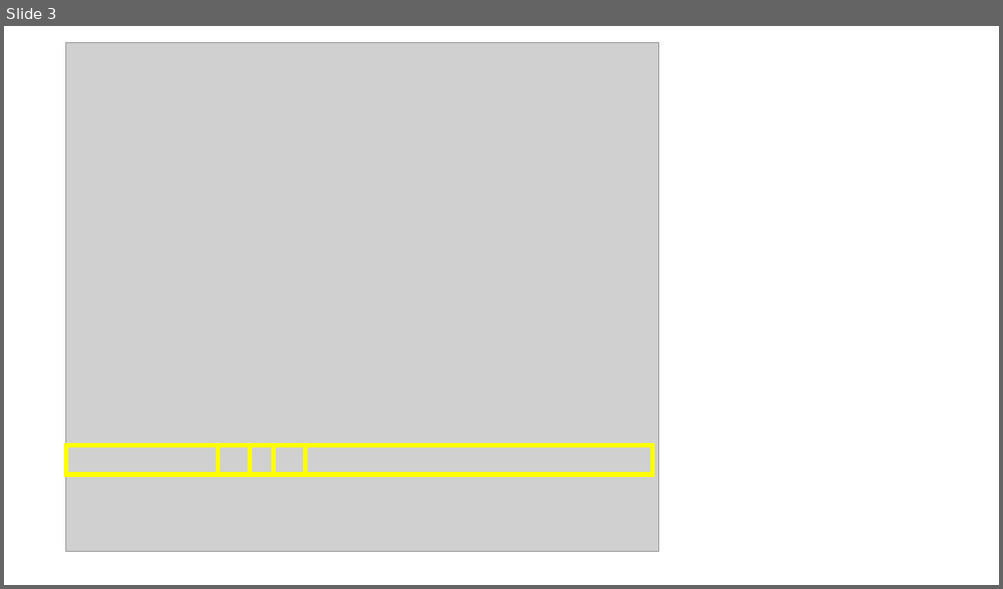
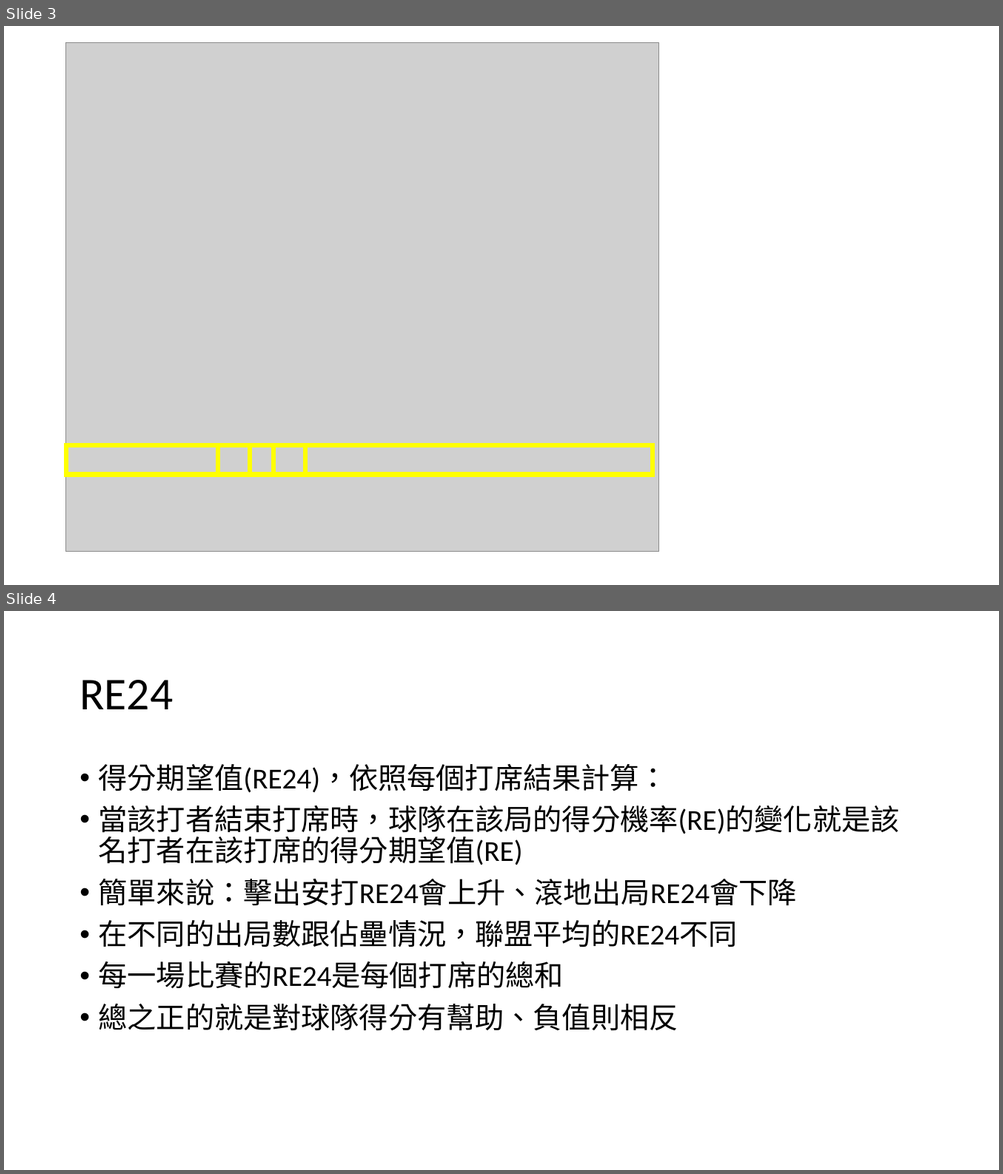
Before and after one commit to Rachelyah/CPBL_Baseball_ML_project, a slide deck: 期末專題/專題會用到的圖檔.pptx. Shown one above the other, each under a label of ours: slide 3 before the commit, slides 3 and 4 after it. The pictures are 1003x589 and 1003x1174 pixels, drawn with LibreOffice and Linux fonts; fonts in the diff are those of the drawing; grey boxes stand for pictures. Boxes give left, top, right and bottom in pixels: in the first picture for what was removed or moved away, otherwise in the second. Text is boxed around its words. In the diff, an @@ line names an element or a change of style, - is before the commit and + after.

```diff
--- a/期末專題/專題會用到的圖檔.pptx
+++ b/期末專題/專題會用到的圖檔.pptx
@@ slide 4 added at (x1=4, y1=611, x2=999, y2=1170), background #FFFFFF @@
@@ title added at (x1=79, y1=680, x2=173, y2=709), 44 pt, text #000000 @@
+RE24
@@ text added at (x1=99, y1=764, x2=899, y2=1031), 28 pt, text #000000 @@
+• 得分期望值(RE24)，依照每個打席結果計算：
+• 當該打者結束打席時，球隊在該局的得分機率(RE)的變化就是該名打者在該打席的得分期望值(RE)
+• 簡單來說：擊出安打RE24會上升、滾地出局RE24會下降
+• 在不同的出局數跟佔壘情況，聯盟平均的RE24不同
+• 每一場比賽的RE24是每個打席的總和
+• 總之正的就是對球隊得分有幫助、負值則相反
```
Also in this commit, not shown: 2 other files.
